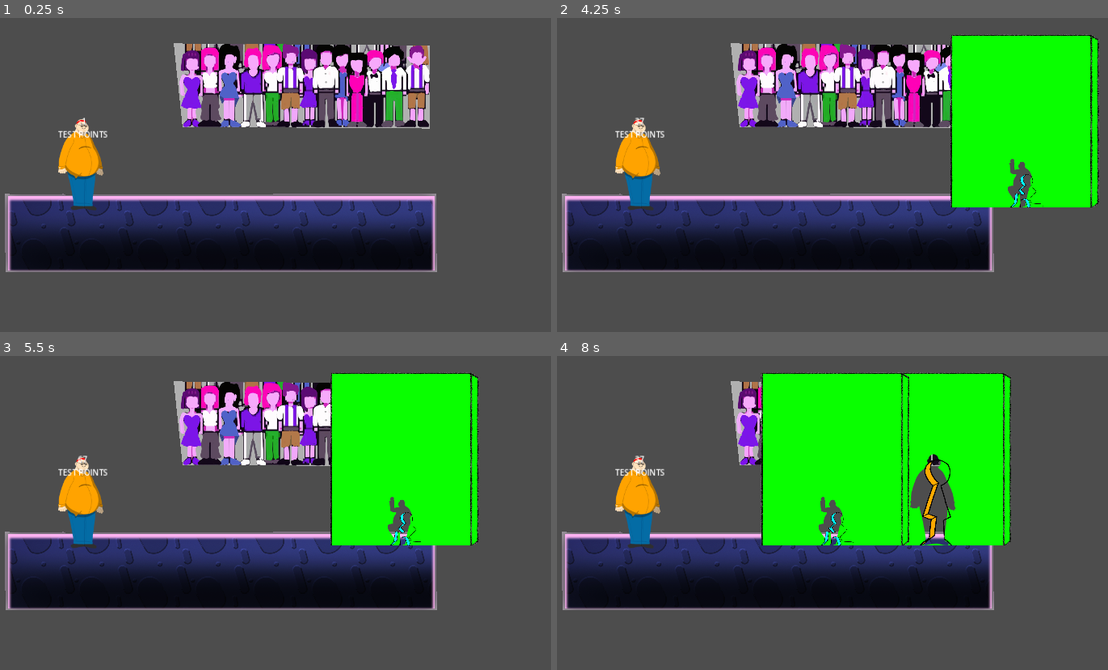
Above: before the commit, frames 1-4 (two rows, left to right).
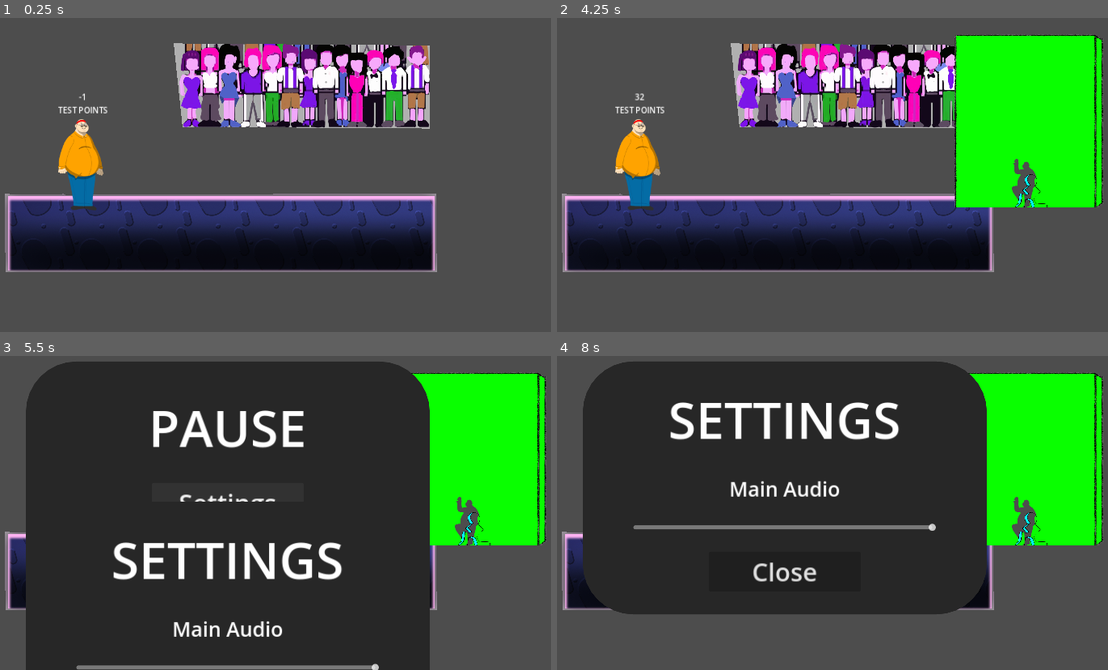
Above: after the commit, the same moments.

Repository: onegm/Scale-Game-Show
Game: Godot game, scene res://levels/Level1.tscn
Two runs of this game, one before a commit and one after it. Both use one fixed random seed, a clock stepped at 60 frames per second and the inputs below.
Inputs (mouse positions are in pixels of both pictures, inside the frame that each line leads up to):
- Up to frame 1 (0.25 s): no input
- Up to frame 2 (4.25 s): tap Enter at 0.5 s; hold Right (pose_right) 0.53-1.28 s; tap A (look_left) at 0.6, 2.1, 3.6 s; hold Down (pose_down) 1.28-2.03 s; tap D (look_right) at 1.35, 2.85 s; hold Right (pose_right) 2.03-2.78 s; hold Up (pose_up) 2.78-3.53 s; hold Left (pose_left) from 3.53 s (still down); tap Escape (pause_game, bound only after the commit) at 4.15 s
- Up to frame 3 (5.5 s): tap D (look_right) at 4.35 s; release Left (pose_left) at 5 s; click (225, 503) at 5 s, where only the run after the commit has a clickable "Settings"
- Up to frame 4 (8 s): hold Down (pose_down) 5.78-6.53 s; tap A (look_left) at 5.85, 7.35 s; hold Right (pose_right) 6.53-7.28 s; tap D (look_right) at 6.6 s; hold Up (pose_up) from 7.28 s (still down)

The runs differ from the first frame. In frame 1, 0.3% of the frame differs, in the area x 10-20%, y 23-39%; in frame 2, 2.4%; in frame 3, 76%, in the area x 4-100%, y 1-100%; in frame 4, 63%.

Commit message:
Added a pause menu

Diff:
--- a/UI/main_menu/menu_screen.tscn
+++ b/UI/main_menu/menu_screen.tscn
@@ -1,7 +1,7 @@
 [gd_scene load_steps=3 format=3 uid="uid://cc838hd7f3grk"]
 
 [ext_resource type="Script" path="res://UI/main_menu/menu_screen.gd" id="1_3k7ia"]
-[ext_resource type="PackedScene" uid="uid://76mxnx5v1b1o" path="res://ui/settings_menu/settings_menu.tscn" id="2_ml36l"]
+[ext_resource type="PackedScene" uid="uid://76mxnx5v1b1o" path="res://UI/settings_menu/settings_menu.tscn" id="2_ml36l"]
 
 [node name="MenuScreen" type="Control"]
 layout_mode = 3
--- /dev/null
+++ b/UI/pause_menu/pause_menu.gd
@@ -0,0 +1,23 @@
+extends Control
+
+func _input(_event: InputEvent) -> void:
+	if Input.is_action_just_pressed("pause_game") && !get_tree().paused:
+		get_tree().paused = true
+		move_up()
+
+func move_up():
+	var tween = get_tree().create_tween().set_pause_mode(Tween.TWEEN_PAUSE_PROCESS)
+	tween.set_trans(Tween.TRANS_CUBIC)
+	tween.tween_property(self, "position", Vector2(0, 0), 0.8)
+
+func move_down():
+	var tween = get_tree().create_tween().set_pause_mode(Tween.TWEEN_PAUSE_PROCESS)
+	tween.set_trans(Tween.TRANS_CUBIC)
+	tween.tween_property(self, "position", Vector2(0, 720), 0.8)
+
+func _on_settings_btn_pressed() -> void:
+	$SettingsMenu.move_up()
+
+func _on_close_btn_pressed() -> void:
+	get_tree().paused = false
+	move_down()
--- /dev/null
+++ b/UI/pause_menu/pause_menu.tscn
@@ -0,0 +1,75 @@
+[gd_scene load_steps=4 format=3 uid="uid://c1wjv5t2mij27"]
+
+[ext_resource type="Script" path="res://UI/pause_menu/pause_menu.gd" id="1_lw2ju"]
+[ext_resource type="PackedScene" uid="uid://76mxnx5v1b1o" path="res://UI/settings_menu/settings_menu.tscn" id="2_3ctr5"]
+
+[sub_resource type="StyleBoxFlat" id="StyleBoxFlat_e7obs"]
+bg_color = Color(0.154876, 0.154876, 0.154876, 1)
+corner_radius_top_left = 100
+corner_radius_top_right = 100
+corner_radius_bottom_right = 100
+corner_radius_bottom_left = 100
+
+[node name="PauseMenu" type="Control"]
+process_mode = 3
+layout_mode = 3
+anchors_preset = 15
+anchor_right = 1.0
+anchor_bottom = 1.0
+grow_horizontal = 2
+grow_vertical = 2
+script = ExtResource("1_lw2ju")
+
+[node name="CenterContainer" type="CenterContainer" parent="."]
+layout_mode = 1
+anchors_preset = 15
+anchor_right = 1.0
+anchor_bottom = 1.0
+grow_horizontal = 2
+grow_vertical = 2
+
+[node name="Panel" type="Panel" parent="CenterContainer"]
+custom_minimum_size = Vector2(800, 500)
+layout_mode = 2
+theme_override_styles/panel = SubResource("StyleBoxFlat_e7obs")
+
+[node name="VBoxContainer" type="VBoxContainer" parent="CenterContainer/Panel"]
+layout_mode = 1
+anchors_preset = 15
+anchor_right = 1.0
+anchor_bottom = 1.0
+grow_horizontal = 2
+grow_vertical = 2
+theme_override_constants/separation = 40
+alignment = 1
+
+[node name="PauseLabel" type="Label" parent="CenterContainer/Panel/VBoxContainer"]
+layout_mode = 2
+theme_override_font_sizes/font_size = 100
+text = "PAUSE"
+horizontal_alignment = 1
+vertical_alignment = 1
+
+[node name="SettingsBtn" type="Button" parent="CenterContainer/Panel/VBoxContainer"]
+custom_minimum_size = Vector2(300, 0)
+layout_mode = 2
+size_flags_horizontal = 4
+focus_mode = 0
+theme_override_font_sizes/font_size = 50
+text = "Settings"
+
+[node name="CloseBtn" type="Button" parent="CenterContainer/Panel/VBoxContainer"]
+custom_minimum_size = Vector2(300, 0)
+layout_mode = 2
+size_flags_horizontal = 4
+focus_mode = 0
+theme_override_font_sizes/font_size = 50
+text = "Close"
+
+[node name="SettingsMenu" parent="." instance=ExtResource("2_3ctr5")]
+layout_mode = 1
+offset_top = 720.0
+offset_bottom = 720.0
+
+[connection signal="pressed" from="CenterContainer/Panel/VBoxContainer/SettingsBtn" to="." method="_on_settings_btn_pressed"]
+[connection signal="pressed" from="CenterContainer/Panel/VBoxContainer/CloseBtn" to="." method="_on_close_btn_pressed"]
--- a/UI/settings_menu/settings_menu.gd
+++ b/UI/settings_menu/settings_menu.gd
@@ -11,12 +11,12 @@
 	MainAudioSlider.value = local_settings["MainAudioVolume"]
 
 func move_up():
-	var tween = get_tree().create_tween()
+	var tween = get_tree().create_tween().set_pause_mode(Tween.TWEEN_PAUSE_PROCESS)
 	tween.set_trans(Tween.TRANS_CUBIC)
 	tween.tween_property(self, "position", Vector2(0, 0), 0.8)
 
 func move_down():
-	var tween = get_tree().create_tween()
+	var tween = get_tree().create_tween().set_pause_mode(Tween.TWEEN_PAUSE_PROCESS)
 	tween.set_trans(Tween.TRANS_CUBIC)
 	tween.tween_property(self, "position", Vector2(0, 720), 0.8)
 
--- a/levels/Level1.tscn
+++ b/levels/Level1.tscn
@@ -1,8 +1,9 @@
-[gd_scene load_steps=4 format=3 uid="uid://c6y1dqx8ki7a7"]
+[gd_scene load_steps=5 format=3 uid="uid://c6y1dqx8ki7a7"]
 
 [ext_resource type="Script" path="res://levels/level.gd" id="1_bx0cw"]
 [ext_resource type="PackedScene" uid="uid://c150wmemgs4sn" path="res://player/player.tscn" id="1_c3ycx"]
 [ext_resource type="PackedScene" uid="uid://c5bg2p28cloq2" path="res://environment/LevelBackground.tscn" id="2_qthyg"]
+[ext_resource type="PackedScene" uid="uid://c1wjv5t2mij27" path="res://UI/pause_menu/pause_menu.tscn" id="4_gf4vr"]
 
 [node name="Level1" type="Node2D"]
 y_sort_enabled = true
@@ -17,3 +18,9 @@
 
 [node name="WallSpawnPoint" type="Marker2D" parent="."]
 position = Vector2(1136, 474)
+
+[node name="UI" type="CanvasLayer" parent="."]
+
+[node name="PauseMenu" parent="UI" instance=ExtResource("4_gf4vr")]
+offset_top = 720.0
+offset_bottom = 720.0
--- a/player/player.gd
+++ b/player/player.gd
@@ -43,14 +43,14 @@
 	last_pose = int(player_state.z)
 
 func on_wall_hit(wall_pose : PostureDTO) -> void:
-	if last_pose_timer < 200:
+	if last_pose_timer < 50:
 		score = "Perfect"
-	elif last_pose_timer < 400:
+	elif last_pose_timer < 100:
 		score = "Great"
 	else:
 		score = "Normal"
 
-	if wall_pose.size == (player_state.x + 1) && wall_pose.direction == abs(player_state.y) + (1 if player_state.y > 0 else 0) && wall_pose.posture == player_state.z:
+	if wall_pose.size == (player_state.x + 1) && wall_pose.direction == abs(player_state.y) + (1 if player_state.y > 0 else 0) && wall_pose.posture == player_state.z+1:
 		point_counter += 1
 		combo_meter += 1
 		$PointsLabel.set_text(score)
@@ -65,6 +65,7 @@
 func pose_hit():
 	last_pose_timer = 0
 
+# IDLE, READY, POINT, WAVE, FIGHT, CROUCH
 func num_to_file(pose_num : int) -> String:
 	match pose_num:
 		1:
--- a/player/player.tscn
+++ b/player/player.tscn
@@ -90,17 +90,17 @@
 
 [node name="PointsLabel" type="Label" parent="."]
 offset_left = -51.0
-offset_top = -157.0
+offset_top = -205.0
 offset_right = 47.0
-offset_bottom = -134.0
+offset_bottom = -182.0
 text = "TEST POINTS"
 horizontal_alignment = 1
 
 [node name="ComboLabel" type="Label" parent="."]
 offset_left = -51.0
-offset_top = -183.0
+offset_top = -231.0
 offset_right = 47.0
-offset_bottom = -160.0
+offset_bottom = -208.0
 text = "COMBO"
 horizontal_alignment = 1
 
--- a/project.godot
+++ b/project.godot
@@ -73,6 +73,11 @@
 "events": [Object(InputEventKey,"resource_local_to_scene":false,"resource_name":"","device":-1,"window_id":0,"alt_press …(182 unchanged characters)…
 ]
 }
+pause_game={
+"deadzone": 0.5,
+"events": [Object(InputEventKey,"resource_local_to_scene":false,"resource_name":"","device":-1,"window_id":0,"alt_pressed":false,"shift_pressed":false,"ctrl_pressed":false,"meta_pressed":false,"pressed":false,"keycode":0,"physical_keycode":4194305,"key_label":0,"unicode":0,"echo":false,"script":null)
+]
+}
 
 [rendering]
 
